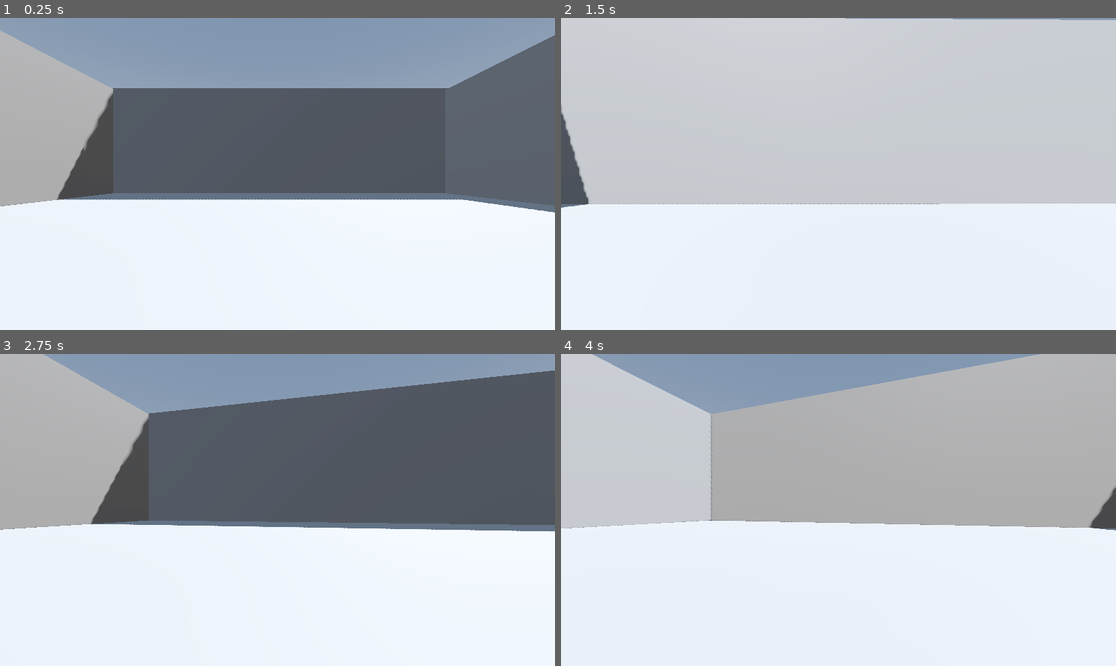
Above: before the commit, frames 1-4 (two rows, left to right).
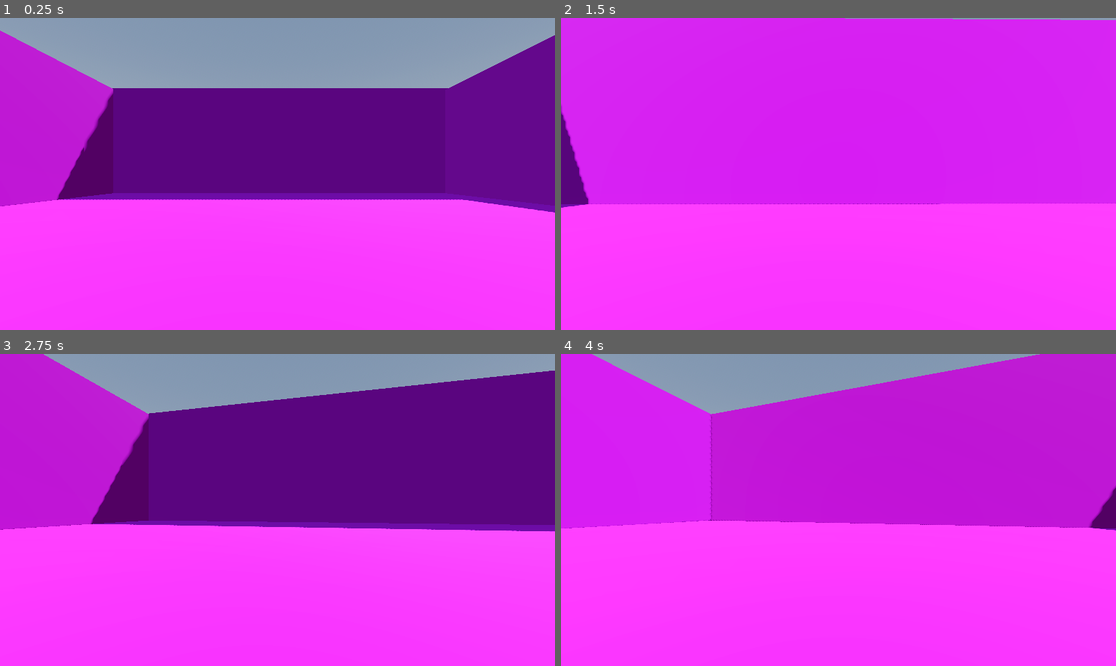
Above: after the commit, the same moments.

Repository: SeminixDev/pandora-boomer-shooter
Game: Godot game, scene res://World/world.tscn
Two runs of this game, one before a commit and one after it. Both use one fixed random seed, a clock stepped at 60 frames per second and the inputs below.
Inputs:
- Up to frame 1 (0.25 s): no input
- Up to frame 2 (1.5 s): tap Enter (ui_accept) at 0.5, 0.77 s; hold Right (ui_right) 0.53-1.28 s; hold Down (ui_down) from 1.28 s (still down)
- Up to frame 3 (2.75 s): tap Enter (ui_accept) at 1.52 s; release Down (ui_down) at 2.03 s; hold Right (ui_right) from 2.03 s (still down)
- Up to frame 4 (4 s): release Right (ui_right) at 2.78 s; hold Up (ui_up) 2.78-3.53 s; tap Enter (ui_accept) at 3.02, 3.77 s; hold Left (ui_left) from 3.53 s (still down)

The runs differ from the first frame. In frame 1, 81% of the frame differs, in the area x 0-100%, y 4-100%; in frame 2, 100%, in the area x 0-100%, y 0-100%; in frame 3, 89%; in frame 4, 92%.

Commit message:
Made walls purple

Diff:
--- a/World/world.tscn
+++ b/World/world.tscn
@@ -17,23 +17,38 @@
 
 [sub_resource type="PlaneMesh" id="PlaneMesh_gv5m4"]
 
+[sub_resource type="StandardMaterial3D" id="StandardMaterial3D_y6flb"]
+albedo_color = Color(0.6369209, 0.0008670273, 0.7351918, 1)
+
 [sub_resource type="ConcavePolygonShape3D" id="ConcavePolygonShape3D_f3sb7"]
 data = PackedVector3Array(1, 0, 1, -1, 0, 1, 1, 0, -1, -1, 0, 1, -1, 0, -1, 1, 0, -1)
 
 [sub_resource type="BoxMesh" id="BoxMesh_fj7yv"]
+
+[sub_resource type="StandardMaterial3D" id="StandardMaterial3D_mlekv"]
+albedo_color = Color(0.6369209, 0.0008670273, 0.7351918, 1)
 
 [sub_resource type="ConcavePolygonShape3D" id="ConcavePolygonShape3D_tlwt5"]
 data = PackedVector3Array(-0.5, 0.5, 0.5, 0.5, 0.5, 0.5, -0.5, -0.5, 0.5, 0.5, 0.5, 0.5, 0.5, -0.5, 0.5, -0.5, -0.5, 0. …(500 unchanged characters)…
 
 [sub_resource type="BoxMesh" id="BoxMesh_aqk2v"]
 
+[sub_resource type="StandardMaterial3D" id="StandardMaterial3D_il6x7"]
+albedo_color = Color(0.6369209, 0.0008670273, 0.7351918, 1)
+
 [sub_resource type="ConcavePolygonShape3D" id="ConcavePolygonShape3D_036b0"]
 data = PackedVector3Array(-0.5, 0.5, 0.5, 0.5, 0.5, 0.5, -0.5, -0.5, 0.5, 0.5, 0.5, 0.5, 0.5, -0.5, 0.5, -0.5, -0.5, 0. …(500 unchanged characters)…
 
 [sub_resource type="BoxMesh" id="BoxMesh_dwbse"]
 
+[sub_resource type="StandardMaterial3D" id="StandardMaterial3D_o14yy"]
+albedo_color = Color(0.6369209, 0.0008670273, 0.7351918, 1)
+
 [sub_resource type="ConcavePolygonShape3D" id="ConcavePolygonShape3D_pkg7o"]
 data = PackedVector3Array(-0.5, 0.5, 0.5, 0.5, 0.5, 0.5, -0.5, -0.5, 0.5, 0.5, 0.5, 0.5, 0.5, -0.5, 0.5, -0.5, -0.5, 0. …(500 unchanged characters)…
+
+[sub_resource type="StandardMaterial3D" id="StandardMaterial3D_folwd"]
+albedo_color = Color(0.6369209, 0.0008670273, 0.7351918, 1)
 
 [node name="World" type="Node3D" unique_id=635267046]
 
@@ -52,6 +67,7 @@
 [node name="MeshInstance3D" type="MeshInstance3D" parent="Walls" unique_id=281076507]
 transform = Transform3D(20, 0, 0, 0, 20, 0, 0, 0, 20, 0, 0, 0)
 mesh = SubResource("PlaneMesh_gv5m4")
+surface_material_override/0 = SubResource("StandardMaterial3D_y6flb")
 
 [node name="StaticBody3D" type="StaticBody3D" parent="Walls/MeshInstance3D" unique_id=1397817284]
 
@@ -61,6 +77,7 @@
 [node name="MeshInstance3D2" type="MeshInstance3D" parent="Walls" unique_id=206486589]
 transform = Transform3D(1, 0, 0, 0, 20, 0, 0, 0, 40, -19.713808, 2.1194253, 0)
 mesh = SubResource("BoxMesh_fj7yv")
+surface_material_override/0 = SubResource("StandardMaterial3D_mlekv")
 
 [node name="StaticBody3D" type="StaticBody3D" parent="Walls/MeshInstance3D2" unique_id=1377217909]
 
@@ -70,6 +87,7 @@
 [node name="MeshInstance3D3" type="MeshInstance3D" parent="Walls" unique_id=941803595]
 transform = Transform3D(40, 0, 0, 0, 20, 0, 0, 0, 1, 0, 2.1992626, -20)
 mesh = SubResource("BoxMesh_aqk2v")
+surface_material_override/0 = SubResource("StandardMaterial3D_il6x7")
 
 [node name="StaticBody3D" type="StaticBody3D" parent="Walls/MeshInstance3D3" unique_id=457575728]
 
@@ -79,6 +97,7 @@
 [node name="MeshInstance3D4" type="MeshInstance3D" parent="Walls" unique_id=1147583567]
 transform = Transform3D(40, 0, 0, 0, 20, 0, 0, 0, 1, 0, 2.1181917, 19.675135)
 mesh = SubResource("BoxMesh_dwbse")
+surface_material_override/0 = SubResource("StandardMaterial3D_o14yy")
 
 [node name="StaticBody3D" type="StaticBody3D" parent="Walls/MeshInstance3D4" unique_id=2078867440]
 
@@ -88,6 +107,7 @@
 [node name="MeshInstance3D5" type="MeshInstance3D" parent="Walls" unique_id=1960240068]
 transform = Transform3D(1, 0, 0, 0, 19.999996, 0, 0, 0, 39.999992, 19.92311, 2.0275402, 0)
 mesh = SubResource("BoxMesh_fj7yv")
+surface_material_override/0 = SubResource("StandardMaterial3D_folwd")
 
 [node name="StaticBody3D" type="StaticBody3D" parent="Walls/MeshInstance3D5" unique_id=1824381195]
 
Not shown: 2 places in World/world.tscn that only renumber resources
